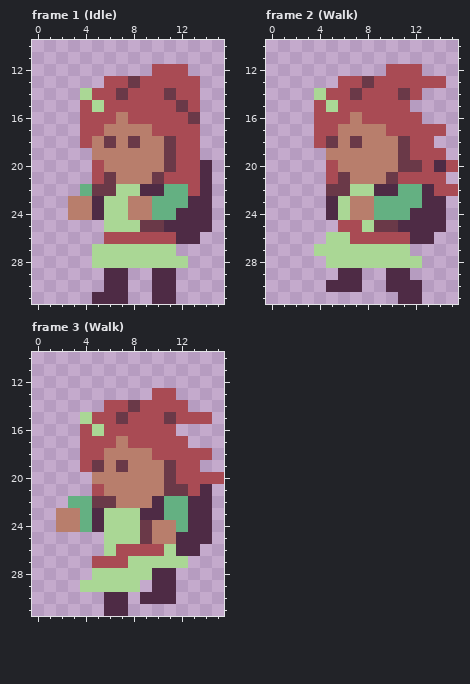
Pixel-art file: Assets/Art/People/Merchant.aseprite. The picture above was drawn from the file before the commit.
16x32 pixels, 3 frames. Shown: frame 1 (Idle): x 0..15, y 10..31; frame 2 (Walk): x 0..15, y 10..31; frame 3 (Walk): x 0..15, y 10..31.
After:
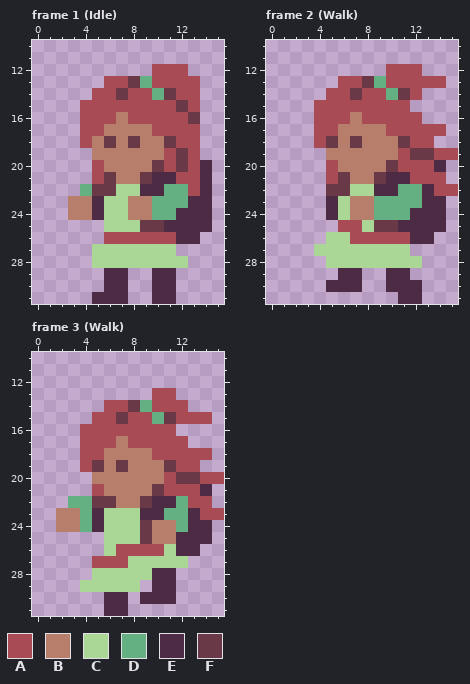
Palette (. is transparent): A #a94b54  B #b87e6c  C #aad795  D #64b082  E #4e2b45  F #6a3948
The edit:
Frame 1 (Idle), layer "Merchant":
Colour C becomes colour A in row 15 at x 5.
Colour F becomes colour A in rows 19 to 20 at x 11.
Colour A becomes colour D in row 13 at x 9; in row 14 at x 10.
Colour A becomes colour E in row 21 at x 11.
Colour F becomes colour E in row 21 at x 10.
Colour A becomes colour F in rows 19 to 20 at x 12.
Colour B becomes colour F in row 20 at x 10; in row 21 at x 9.
Colour C is gone in row 14 at x 4.
Frame 2 (Walk), layer "Merchant":
The author put colour A in row 19 at x 15.
Colour C becomes colour A in row 15 at x 5.
Colour F becomes colour A in row 19 at x 11; in row 20 at x 11 to 12.
Colour A becomes colour D in row 13 at x 9; in row 14 at x 10.
Colour A becomes colour E in row 21 at x 11.
Colour F becomes colour E in row 21 at x 10.
Colour A becomes colour F in row 19 at x 12 to 13.
Colour B becomes colour F in row 20 at x 10; in row 21 at x 9.
Colour A is gone in row 20 at x 15.
Colour C is gone in row 14 at x 4.
Frame 3 (Walk), layer "Merchant":
The author put colour A in row 23 at x 15.
Colour C becomes colour A in row 16 at x 5.
Colour E becomes colour A in row 22 at x 13 to 14; in row 23 at x 14.
Colour F becomes colour A in row 20 at x 11; in row 21 at x 11 to 12.
Colour A becomes colour D in row 14 at x 9; in row 15 at x 10.
Colour D becomes colour E in row 22 at x 11.
Colour A becomes colour F in row 20 at x 12 to 13.
Colour B becomes colour F in row 21 at x 10; in row 22 at x 9.
Colour C is gone in row 15 at x 4.
